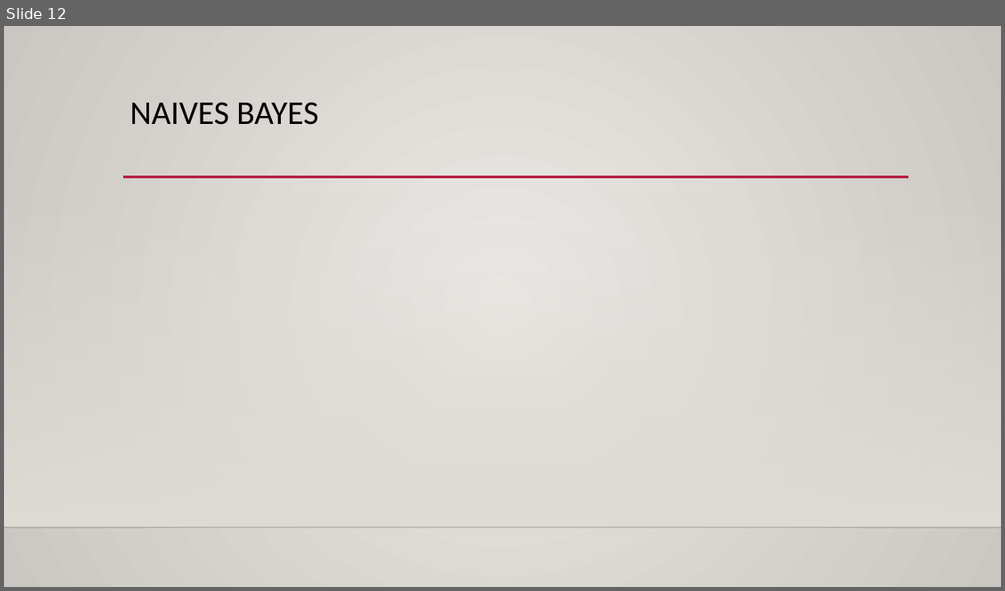
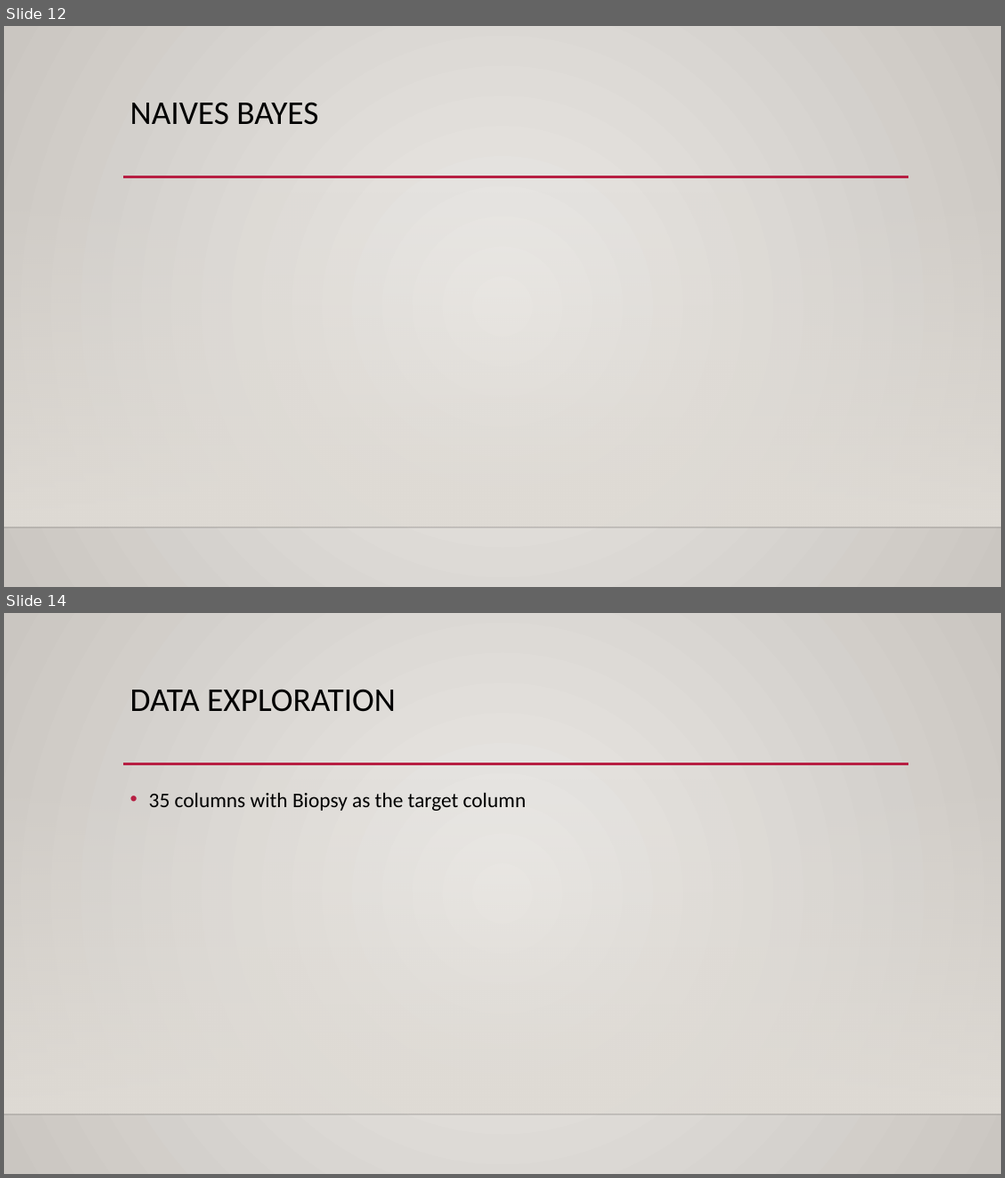
Before and after one commit to nhatthuan97/Qualifying_Repo, a slide deck: Presentation.pptx. Shown one above the other, each under a label of ours: slide 12 before the commit, slides 12 and 14 after it; the slides between them are not shown. The pictures are 1005x591 and 1005x1178 pixels, drawn with LibreOffice and Linux fonts; fonts in the diff are those of the drawing; grey boxes stand for pictures; background and template pictures are left out. Boxes give left, top, right and bottom in pixels: in the first picture for what was removed or moved away, otherwise in the second. Text is boxed around its words. In the diff, an @@ line names an element or a change of style, - is before the commit and + after.

```diff
--- a/Presentation.pptx
+++ b/Presentation.pptx
@@ slide 14 added at box(4, 613, 1001, 1174), background gradient #ECEAE7 to #CAC7C1; not listed: 3 template elements that a slide beside it also shows @@
@@ title added at box(130, 689, 396, 712), 32 pt, text #000000 @@
+DATA EXPLORATION
@@ text added at box(149, 792, 526, 811), 20 pt, text #000000 @@
+• 35 columns with Biopsy as the target column
```
Also in this commit, not shown: 1 slide changed, 7 other files.
